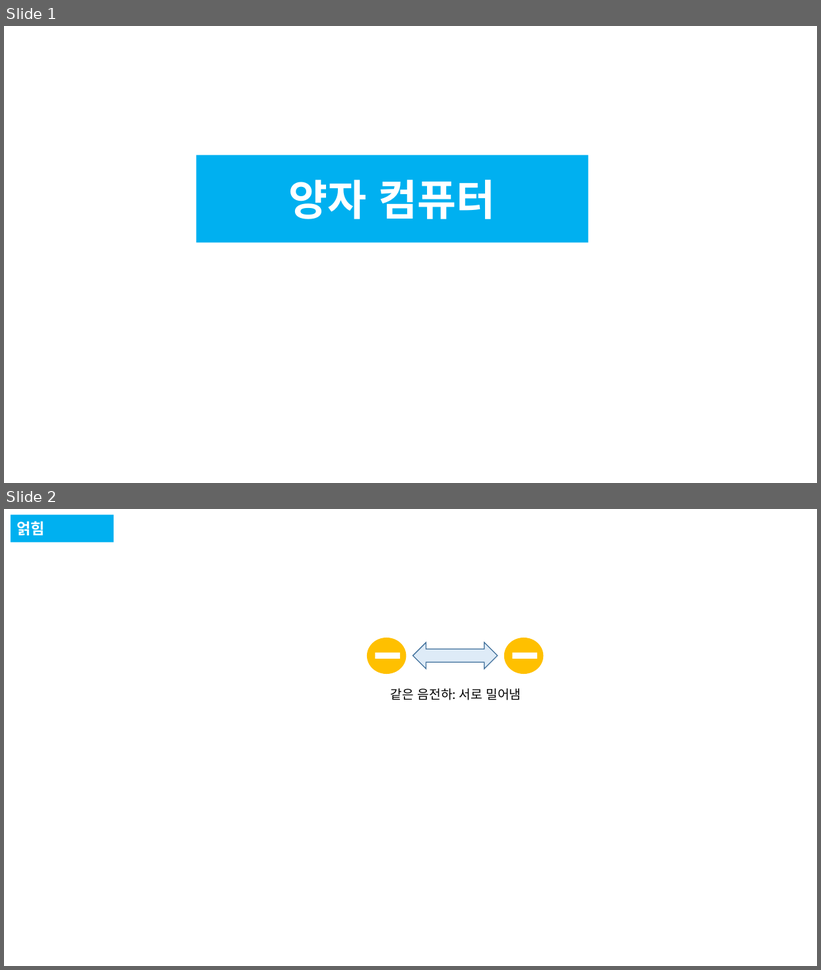
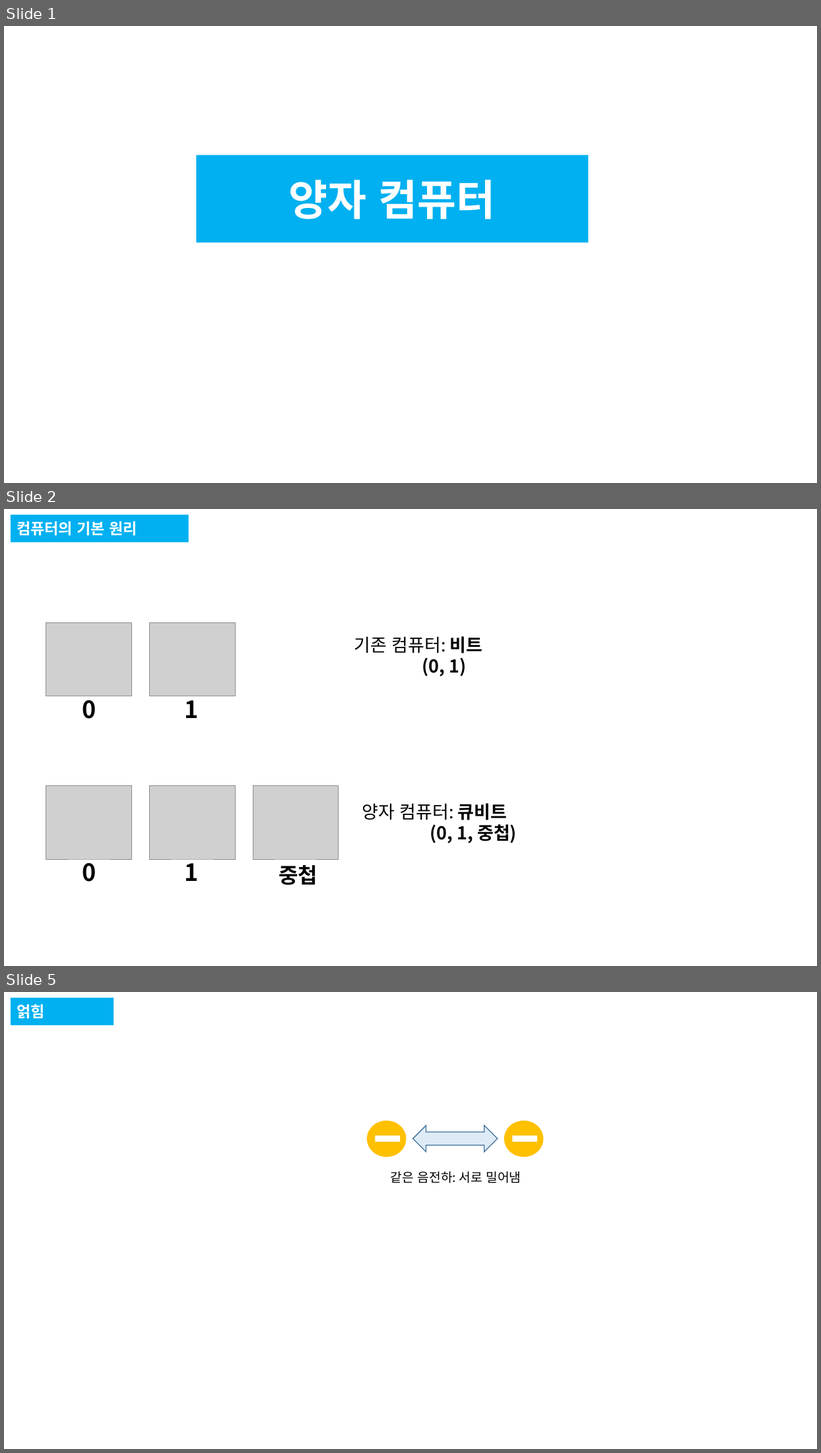
Before and after one commit to pyinstaller1/tf, a slide deck: 양자컴퓨터_미니.pptx. Shown one above the other, each under a label of ours: slides 1 and 2 before the commit, slides 1, 2 and 5 after it; the slides between them are not shown. The pictures are 821x970 and 821x1453 pixels, drawn with LibreOffice and Linux fonts; fonts in the diff are those of the drawing; grey boxes stand for pictures. Boxes give left, top, right and bottom in pixels: in the first picture for what was removed or moved away, otherwise in the second. Text is boxed around its words. In the diff, an @@ line names an element or a change of style, - is before the commit and + after.

```diff
--- a/양자컴퓨터_미니.pptx
+++ b/양자컴퓨터_미니.pptx
@@ slide 2 added at (x1=4, y1=509, x2=817, y2=966), background #FFFFFF @@
@@ rectangle added at (x1=11, y1=514, x2=189, y2=542), fill #00B0F0, 18 pt, text #FFFFFF, bold @@
+컴퓨터의 기본 원리
@@ picture added at (x1=46, y1=623, x2=131, y2=697) @@
@@ picture added at (x1=150, y1=623, x2=235, y2=697) @@
@@ text added at (x1=354, y1=636, x2=483, y2=677), 21 pt, text #000000, bold @@
+기존 컴퓨터: 비트
+(0, 1)
@@ text added at (x1=83, y1=694, x2=96, y2=719), 28 pt, text #000000, bold @@
+0
@@ text added at (x1=185, y1=694, x2=199, y2=718), 28 pt, text #000000, bold @@
+1
@@ picture added at (x1=46, y1=786, x2=131, y2=859) @@
@@ picture added at (x1=150, y1=786, x2=235, y2=859) @@
@@ picture added at (x1=253, y1=786, x2=338, y2=859) @@
@@ text added at (x1=362, y1=803, x2=517, y2=844), 21 pt, text #000000, bold @@
+양자 컴퓨터: 큐비트
+(0, 1, 중첩)
@@ text added at (x1=83, y1=857, x2=96, y2=882), 28 pt, text #000000, bold @@
+0
@@ text added at (x1=185, y1=857, x2=199, y2=881), 28 pt, text #000000, bold @@
+1
@@ text added at (x1=279, y1=865, x2=318, y2=885), 25 pt, text #000000, bold @@
+중첩
@@ what was slide 2 is now slide 5 @@
```
Also in this commit, not shown: 3 other slides added.
